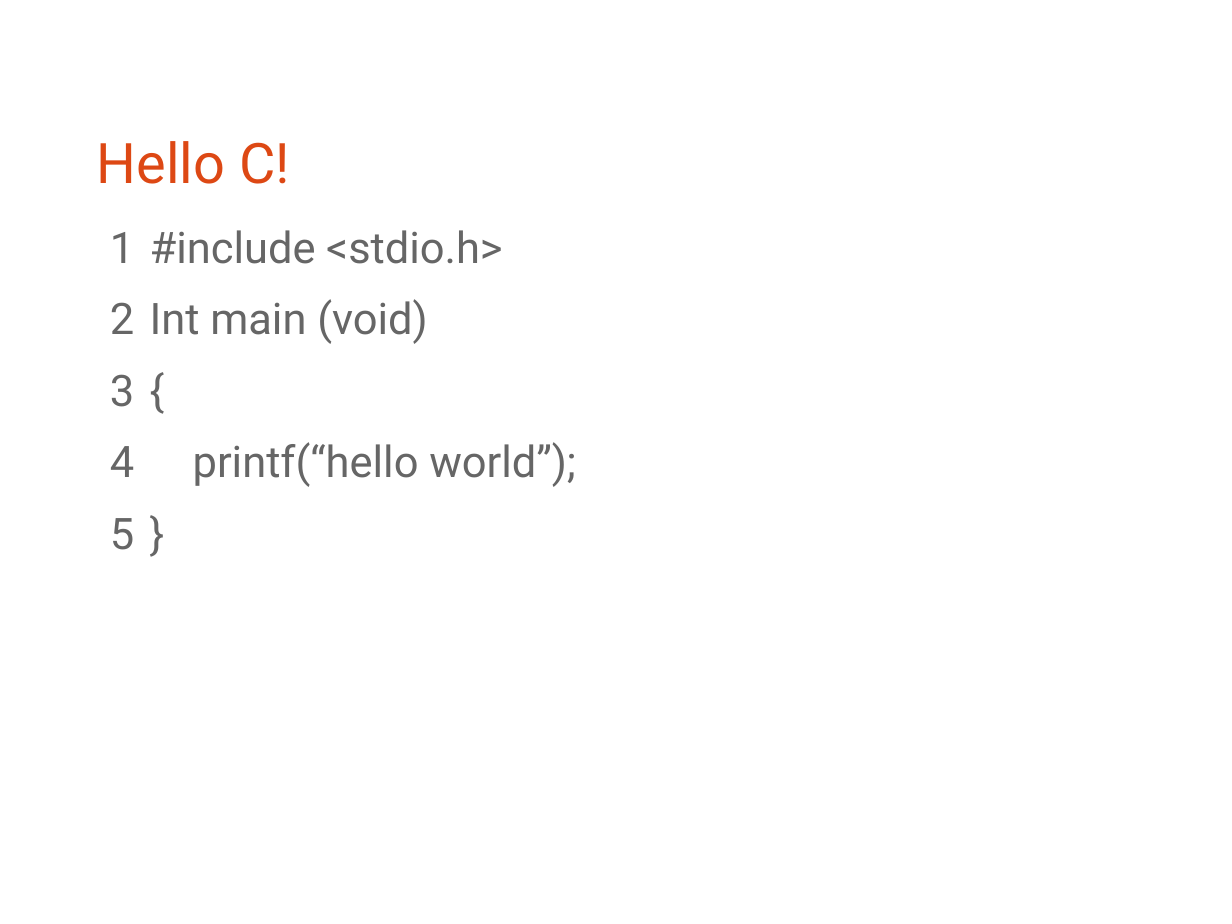
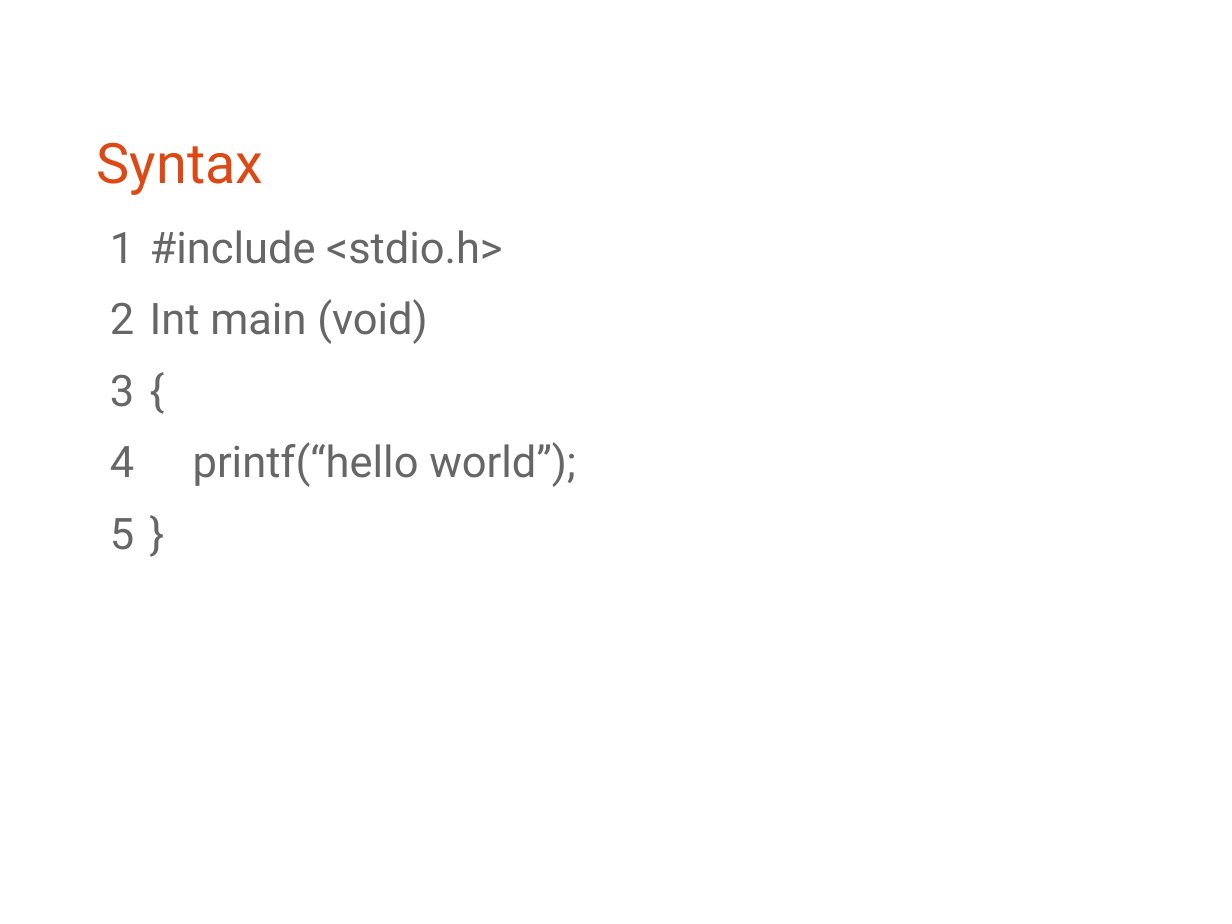
Before and after one commit to bagustris/prokom-tf, a slide deck: slide 6 of prokom1.odp. Drawn at 1232x924 pixels with LibreOffice and Linux fonts; fonts in the diff are those of the drawing. Boxes give left, top, right and bottom in pixels: in the first picture for what was removed or moved away, otherwise in the second. Text is boxed around its words. In the diff, an @@ line names an element or a change of style, - is before the commit and + after.

```diff
--- a/prokom1.odp
+++ b/prokom1.odp
@@ title at box(97, 142, 264, 195): text changed @@
-Hello C!
+Syntax
```
Also in this commit, not shown: 4 other slides changed, 3 slides added, 18 other files.
